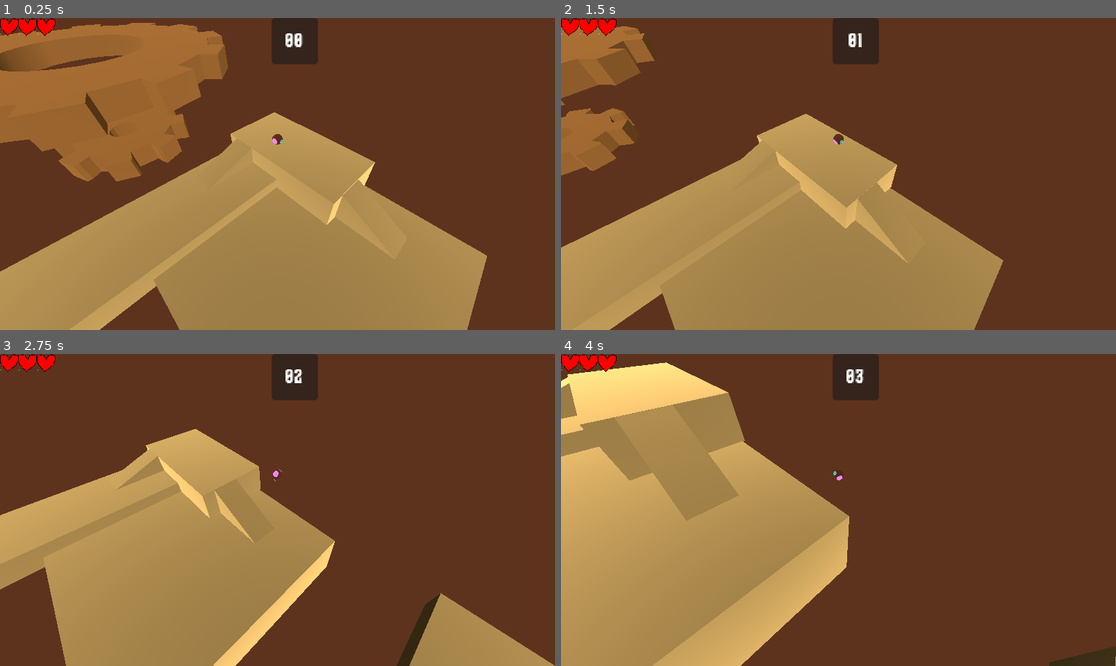
Above: before the commit, frames 1-4 (two rows, left to right).
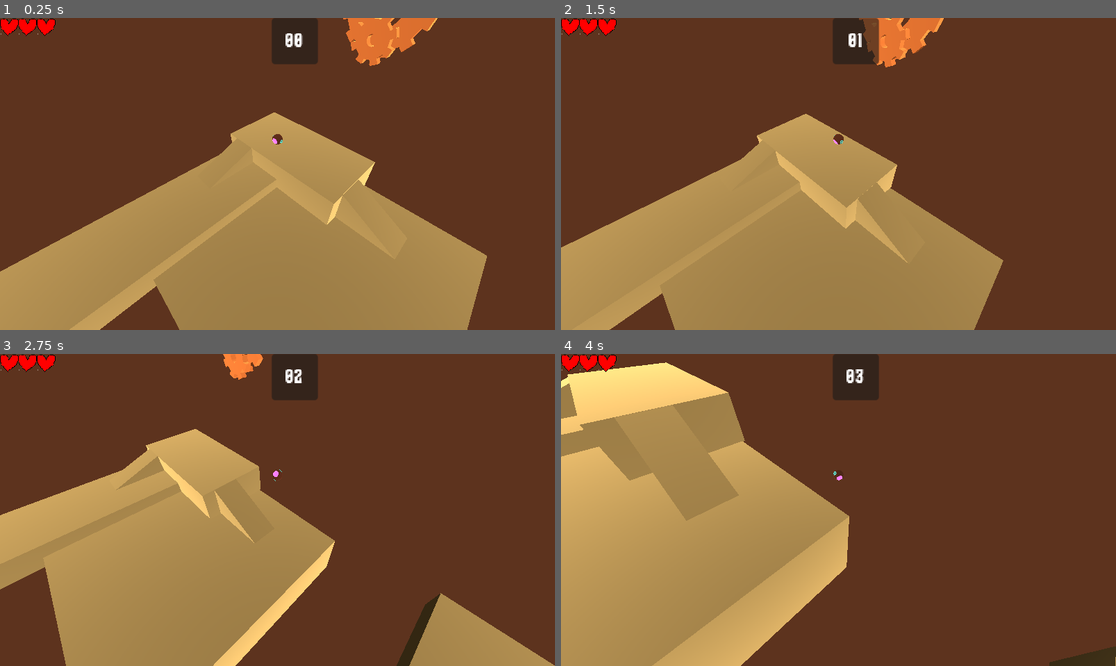
Above: after the commit, the same moments.

Repository: leon-arndt/InnoEngineJam2023
Game: Godot game, scene res://main.tscn
Same seed, same stepped clock (60 frames per second), same inputs: the game is played once before the commit and once after it.
Inputs:
- Up to frame 1 (0.25 s): no input
- Up to frame 2 (1.5 s): tap Enter at 0.5 s; hold Right (move_right) 0.53-1.28 s; hold Down (move_backward) from 1.28 s (still down)
- Up to frame 3 (2.75 s): release Down (move_backward) at 2.03 s; hold Right (move_right) from 2.03 s (still down)
- Up to frame 4 (4 s): release Right (move_right) at 2.78 s; hold Up (move_forward) 2.78-3.53 s; hold Left (move_left) from 3.53 s (still down)

The runs differ from the first frame. In frame 1, 17% of the frame differs, in the area x 0-79%, y 0-53%; in frame 2, 6.1%; in frame 3, 0.4%; in frame 4, nothing differs.

Commit message:
Add back collision for level

Diff:
--- /dev/null
+++ b/Asset/Material/Gears.tres
@@ -0,0 +1,6 @@
+[gd_resource type="StandardMaterial3D" format=3 uid="uid://dpxq7h1n5wrwh"]
+
+[resource]
+albedo_color = Color(0.580392, 0.435294, 0.388235, 1)
+metallic = 0.7
+roughness = 0.55
--- a/PrototypeLevelScene/PrototypeLevel.tscn
+++ b/PrototypeLevelScene/PrototypeLevel.tscn
@@ -1,9 +1,10 @@
-[gd_scene load_steps=7 format=3 uid="uid://c1cca74de7033"]
+[gd_scene load_steps=8 format=3 uid="uid://c1cca74de7033"]
 
 [ext_resource type="Material" uid="uid://dgqxbgr3565at" path="res://Asset/Material/BasicGrass.tres" id="2_rjm8n"]
 [ext_resource type="ArrayMesh" uid="uid://c2qvfpqr1ar8a" path="res://Asset/Environment/Gear.obj" id="3_2rwoa"]
 [ext_resource type="ArrayMesh" uid="uid://dmf85tpbmdbtm" path="res://Asset/Ramp.obj" id="3_116v1"]
 [ext_resource type="ArrayMesh" uid="uid://bty4osmhn1m5q" path="res://Asset/Environment/Gear-01.obj" id="4_jjcok"]
+[ext_resource type="Material" uid="uid://dpxq7h1n5wrwh" path="res://Asset/Material/Gears.tres" id="4_nq11s"]
 [ext_resource type="ArrayMesh" uid="uid://bsunw5elfjqbe" path="res://Asset/Environment/Gear-02.obj" id="5_25mor"]
 
 [sub_resource type="NavigationMesh" id="NavigationMesh_53l04"]
@@ -112,11 +113,8 @@
 [node name="CSGBox3D16" type="CSGBox3D" parent="NavigationRegion3D/PrototypePlatform"]
 transform = Transform3D(1, 0, 0, 0, 1, 0, 0, 0, 1, 4.35987, -1.87024, -5.17958)
 material_override = ExtResource("2_rjm8n")
+use_collision = true
 size = Vector3(14.5219, 3.80469, 15.8686)
-
-[node name="CSGCombiner3D" type="CSGCombiner3D" parent="NavigationRegion3D/PrototypePlatform"]
-material_override = ExtResource("2_rjm8n")
-use_collision = true
 
 [node name="Ramp" type="CSGMesh3D" parent="NavigationRegion3D/PrototypePlatform"]
 transform = Transform3D(1, 0, 0, 0, 0.822886, 0, 0, 0, 2.20941, -6.15697, 1.00537, -5.42524)
@@ -175,13 +173,16 @@
 [node name="Backgronund" type="Node" parent="."]
 
 [node name="Gear" type="CSGMesh3D" parent="Backgronund"]
-transform = Transform3D(1, 0, 0, 0, 1, 0, 0, 0, 1, 0, 11.7812, 0)
+transform = Transform3D(1, 0, 0, 0, -4.37114e-08, -1, 0, 1, -4.37114e-08, -0.377888, 11.7812, -15.0414)
 mesh = ExtResource("3_2rwoa")
+material = ExtResource("4_nq11s")
 
 [node name="Gear-01" type="CSGMesh3D" parent="Backgronund"]
-transform = Transform3D(1, 0, 0, 0, 1, 0, 0, 0, 1, 0, 13.4891, 0)
+transform = Transform3D(1, 0, 0, 0, -4.37114e-08, -1, 0, 1, -4.37114e-08, -0.438976, 13.4891, -19.7097)
 mesh = ExtResource("4_jjcok")
+material = ExtResource("4_nq11s")
 
 [node name="Gear-02" type="CSGMesh3D" parent="Backgronund"]
-transform = Transform3D(1, 0, 0, 0, 1, 0, 0, 0, 1, 0, 9.9756, 0)
+transform = Transform3D(1, 0, 0, 0, -4.37114e-08, -1, 0, 1, -4.37114e-08, -0.438976, 9.9756, -14.6036)
 mesh = ExtResource("5_25mor")
+material = ExtResource("4_nq11s")
Not shown, added: Asset/Environment/Bell.obj
Not shown, added: Asset/Environment/Bell.obj.import
Not shown, added: Asset/Environment/ClockTower-01.obj
Not shown, added: Asset/Environment/ClockTower-01.obj.import
Not shown, added: Asset/Environment/ClockTower.obj
Not shown, added: Asset/Environment/ClockTower.obj.import
